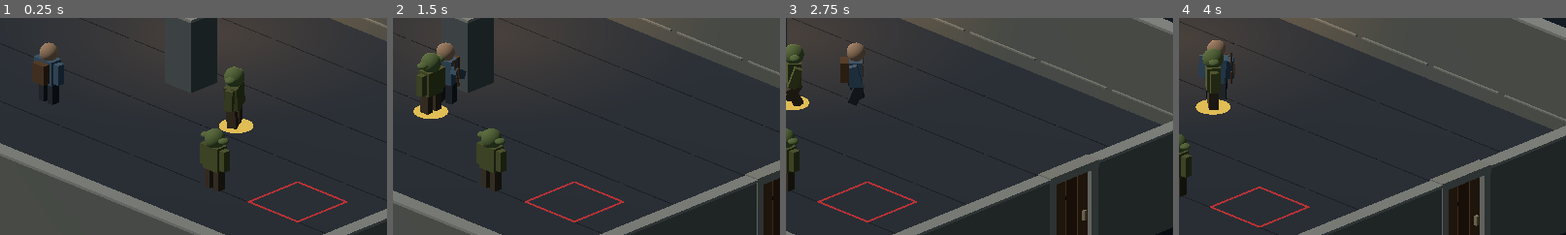
Above: before the commit, frames 1-4 (left to right).
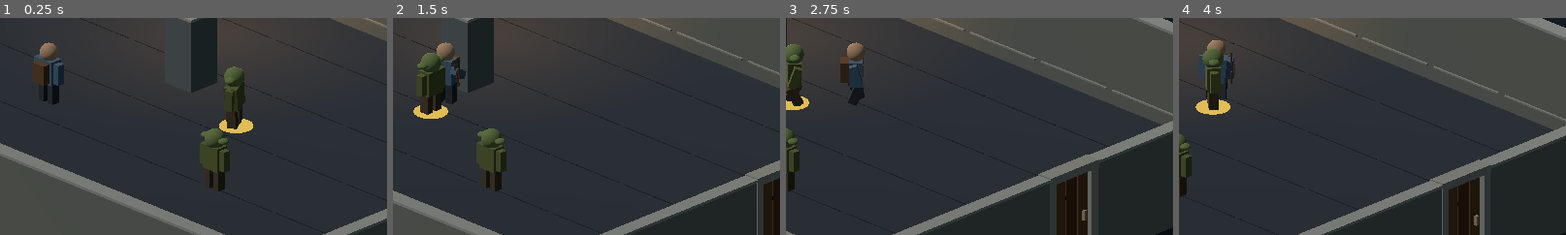
Above: after the commit, the same moments.

Repository: Jonty303/Project-Gauntlands
Game: Godot game, scene res://scenes/experiment_25d.tscn
The game is run twice, just before and just after one commit, with the same random seed, the same clock (stepped at 60 frames per second) and the same inputs. This scene is started directly instead of the project's main scene.
Inputs (mouse positions are % of the whole screen's width and height, from its top left):
- Up to frame 1 (0.25 s): no input
- Up to frame 2 (1.5 s): tap Enter (ui_accept) at 0.5, 0.77 s; move the mouse to (72, 45) at 0.52 s; hold D (move_right) 0.53-1.25 s; hold Space (attack) 0.53-1.25 s; click (72, 45) at 0.67 s; drag from (30, 55) to (45, 70) at 1.27 s
- Up to frame 3 (2.75 s): move the mouse to (60, 28) at 2.02 s; hold D (move_right) from 2.03 s (still down); tap Q (target_previous) at 2.1 s
- Up to frame 4 (4 s): release D (move_right) at 2.75 s; drag from (45, 70) to (20, 35) at 2.77 s; move the mouse to (80, 65) at 3.52 s; hold A (move_left) from 3.53 s (still down); hold Space (attack) from 3.53 s (still down); tap Enter (ui_accept) at 3.77 s
The pictures show only the part of the screen within x 44-94%, y 36-86%; the shares and areas given below are measured in that part.

The runs differ from the first frame. In frame 1, 0.4% of the frame differs, in the area x 63-90%, y 75-95%; in frame 2, 0.4%; in frame 3, 0.4%; in frame 4, 0.4%, in the area x 8-34%, y 77-97%.
Error after the commit: Invalid type in function 'configure (via call)' in base 'Node3D (spike_trap_25d.gd)'. Cannot convert argument 2 from Object to Array. (res://scripts/experiment…

Commit message:
Make spike traps trigger on any registered character, including goblins

Diff:
--- a/scripts/spike_trap_25d.gd
+++ b/scripts/spike_trap_25d.gd
@@ -1,16 +1,16 @@
 extends Node3D
 ## Prototype concealed pressure-plate spike trap. Red outline is a debug clue.
-signal triggered(damage: int)
+signal triggered(victim: CharacterBody3D, damage: int)
 @export var damage := 20
 @export var reset_seconds := 2.5
-var hero: CharacterBody3D
+var actors: Array[CharacterBody3D] = []
 var cooldown := 0.0
 var spikes: Node3D
 var active := false
 var elapsed := 0.0
 
-func configure(player: CharacterBody3D) -> void:
-    hero = player
+func configure(characters: Array[CharacterBody3D]) -> void:
+    actors = characters
 
 func _ready() -> void:
     var border_mat := StandardMaterial3D.new()
@@ -51,13 +51,17 @@
             active = false
             var retract := create_tween()
             retract.tween_property(spikes, "position:y", -0.75, 0.25)
-    if hero == null or cooldown > 0.0:
+    if cooldown > 0.0:
         return
-    var offset := hero.global_position - global_position
-    if absf(offset.x) <= 0.95 and absf(offset.z) <= 0.95:
-        cooldown = reset_seconds
-        elapsed = 0.0
-        active = true
-        var rise := create_tween()
-        rise.tween_property(spikes, "position:y", 0.0, 0.12)
-        triggered.emit(damage)
+    for actor in actors:
+        if not is_instance_valid(actor) or not actor.is_inside_tree():
+            continue
+        var offset := actor.global_position - global_position
+        if absf(offset.x) <= 0.95 and absf(offset.z) <= 0.95:
+            cooldown = reset_seconds
+            elapsed = 0.0
+            active = true
+            var rise := create_tween()
+            rise.tween_property(spikes, "position:y", 0.0, 0.12)
+            triggered.emit(actor, damage)
+            break
